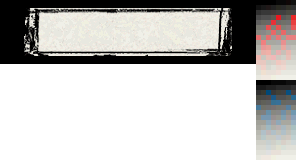
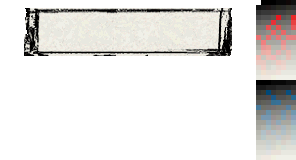
Revision of a layered 296x160 image; what changed, layer by layer:
renamed "Layer 0" to "Layer 2", painted on it over (0, 0, 261, 64)
